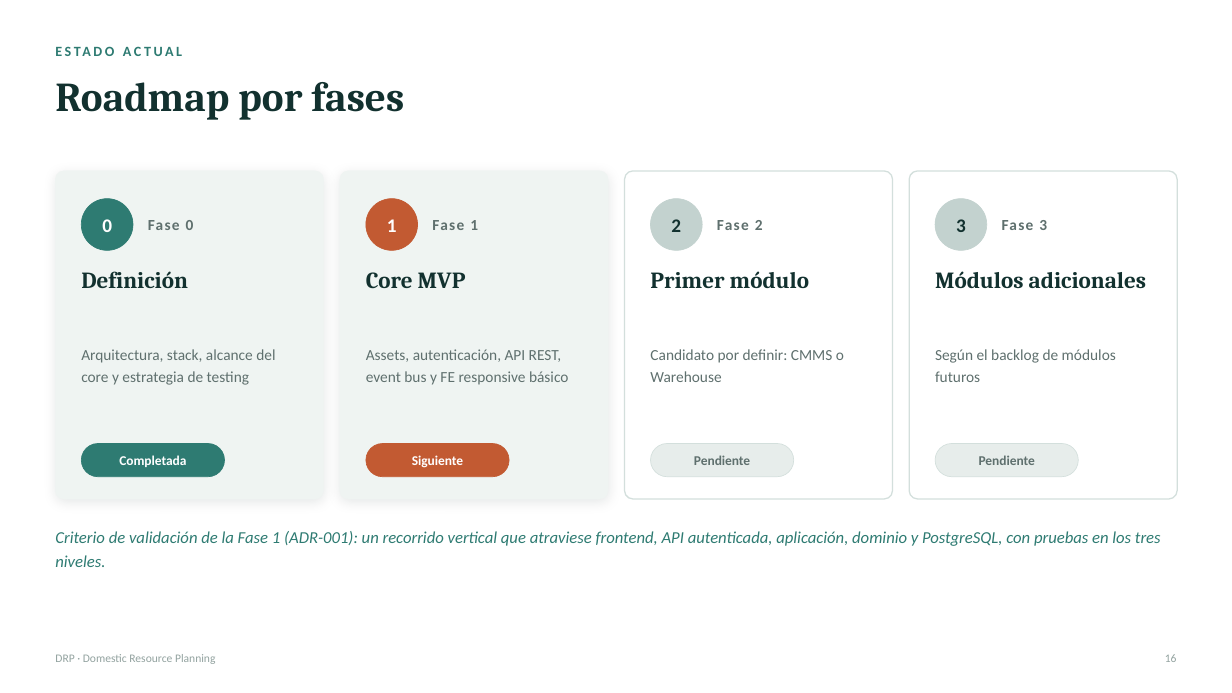
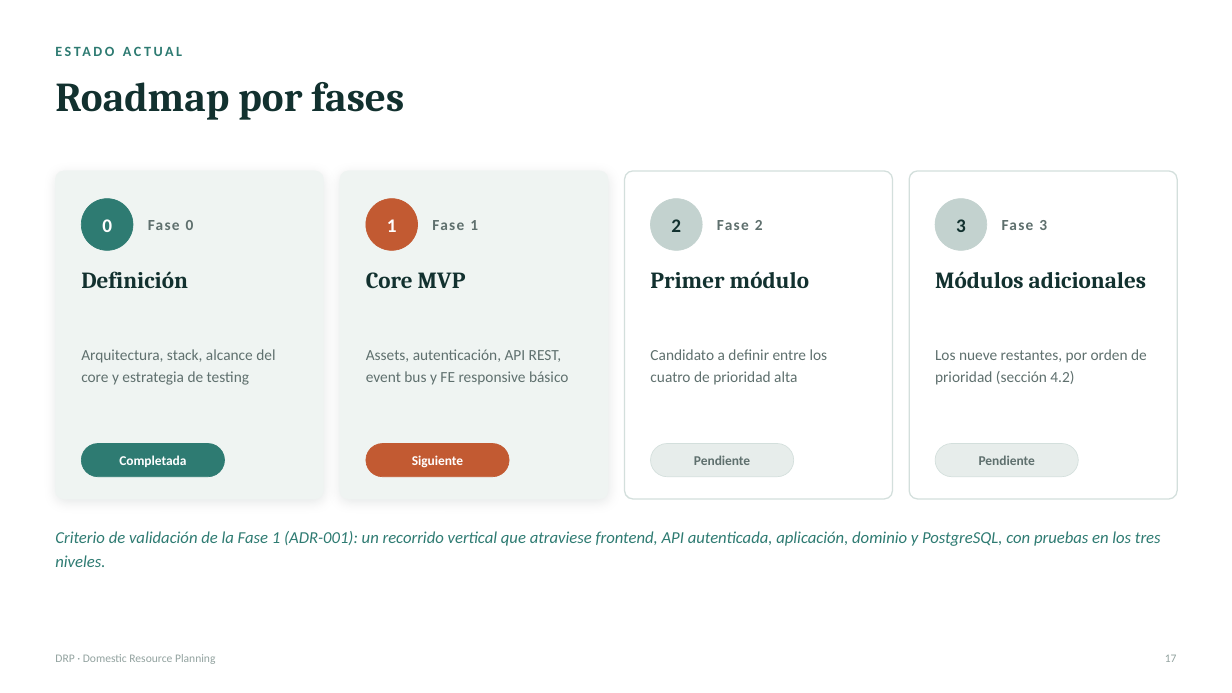
Before and after one commit to kikescribano/domestic_resource_planning, a slide deck: slide 18 of docs/common/marketing/DRP-resumen.pptx (slide 17 before the commit). Drawn at 1232x693 pixels with LibreOffice and Linux fonts; fonts in the diff are those of the drawing. Boxes give left, top, right and bottom in pixels: in the first picture for what was removed or moved away, otherwise in the second. Text is boxed around its words. In the diff, an @@ line names an element or a change of style, - is before the commit and + after.

```diff
--- a/docs/common/marketing/DRP-resumen.pptx
+++ b/docs/common/marketing/DRP-resumen.pptx
@@ text at box(650, 349, 828, 385): text changed @@
-Candidato por definir: CMMS o Warehouse
+Candidato a definir entre los cuatro de prioridad alta
@@ text at box(935, 349, 1147, 385): text changed @@
-Según el backlog de módulos futuros
+Los nueve restantes, por orden de prioridad (sección 4.2)
@@ text at box(1165, 654, 1177, 662): text changed @@
-16
+17
```
Also in this commit, not shown: 9 other slides changed, 1 slide added, 2 other files.
